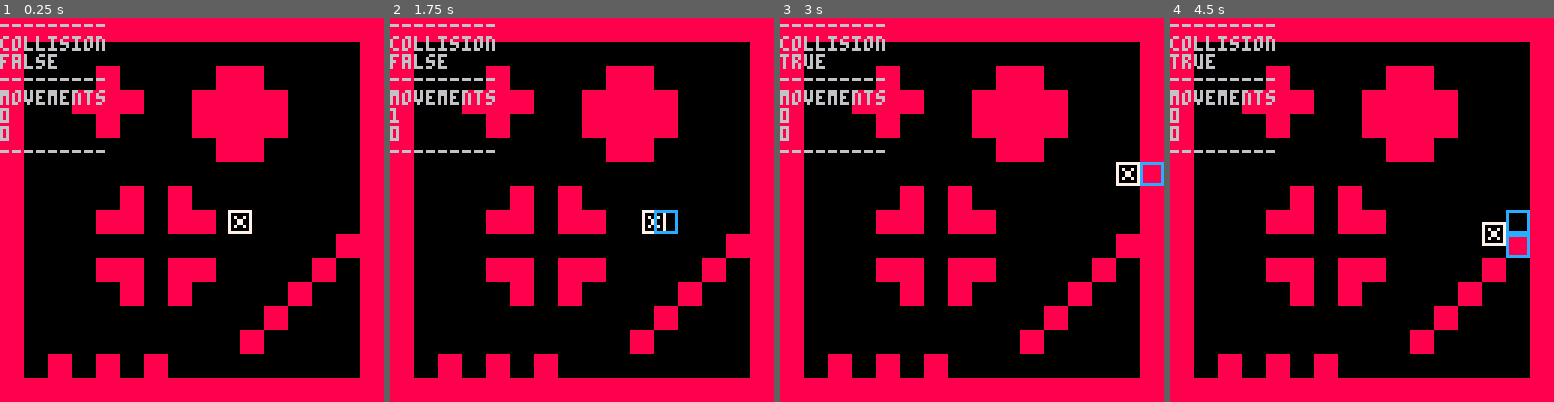
Above: before the commit, frames 1-4 (left to right).
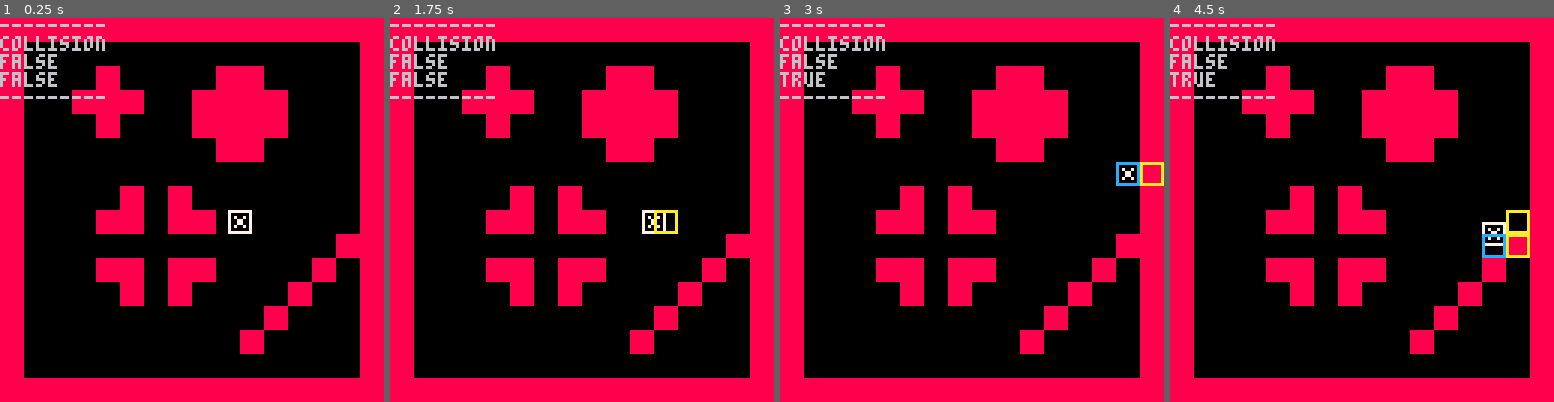
Above: after the commit, the same moments.

Repository: mRamiroGonzalez/pico8-block-collisions
Game: PICO-8 cartridge block_collisions.p8
The game is run twice, just before and just after one commit, with the same random seed, the same clock (stepped at 60 frames per second) and the same inputs.
Inputs:
- Up to frame 1 (0.25 s): no input
- Up to frame 2 (1.75 s): hold Right from 1.6 s (still down)
- Up to frame 3 (3 s): release Right at 2.1 s; hold Up 2.15-2.42 s; hold Right from 2.47 s (still down)
- Up to frame 4 (4.5 s): release Right at 3.03 s; hold Left 3.08-3.58 s; hold Down 3.63-3.97 s; hold Right from 4.02 s (still down)

The runs differ from the first frame. In frame 1, 2.3% of the frame differs, in the area x 0-44%, y 14-94%; in frame 2, 2.4%; in frame 3, 2.8%; in frame 4, 3.0%, in the area x 0-94%, y 9-94%.

Commit message:
handle diagonal collisions strange behavior next to wall at high speed

Diff:
--- a/block_collisions.p8
+++ b/block_collisions.p8
@@ -5,11 +5,8 @@
 function print_debug()
   print("---------")
   print("collision")
-  print(box_collide(futur_p))
-  print("---------")
-  print("movements")
-  print(p.mvt_h)
-  print(p.mvt_v)
+  print(v_col)
+  print(h_col)
   print("---------")
 end
 
@@ -22,8 +19,8 @@
     mvt_h = 0,
     mvt_v = 0
   }
-  futur_p = {}
-  blocks_to_check = {}
+  blocks_to_check_v = {}
+  blocks_to_check_h = {}
 end
 
 function block(px, py)
@@ -84,16 +81,18 @@
   return collide and solid
 end
 
-
-function box_collide(e)
-  blocks_to_check = {}
-
-  if (e.mvt_h == 1)  blocks_to_check = blocks_front(e, blocks_to_check)
-  if (e.mvt_h == -1) blocks_to_check = blocks_back(e, blocks_to_check)
-  if (e.mvt_v == -1) blocks_to_check = blocks_top(e, blocks_to_check)
-  if (e.mvt_v == 1)  blocks_to_check = blocks_below(e, blocks_to_check)
-
-  return check_collision(blocks_to_check, e)
+function box_collide_v(e)
+  blocks_to_check_v = {}
+  if (e.mvt_v == -1) blocks_to_check_v = blocks_top(e, blocks_to_check_v)
+  if (e.mvt_v == 1)  blocks_to_check_v = blocks_below(e, blocks_to_check_v)
+  return check_collision(blocks_to_check_v, e)
+end
+
+function box_collide_h(e)
+  blocks_to_check_h = {}
+  if (e.mvt_h == 1)  blocks_to_check_h = blocks_front(e, blocks_to_check_h)
+  if (e.mvt_h == -1) blocks_to_check_h = blocks_back(e, blocks_to_check_h)
+  return check_collision(blocks_to_check_h, e)
 end
 
 function sp_to_rect(e)
@@ -105,11 +104,62 @@
   return r
 end
 
+function vertical_controls()
+  local futur_p_v = copy_table(p)
+  p.mvt_v = 0
+
+  if(btn(2)) then
+    futur_p_v.y -= speed
+    futur_p_v.mvt_v = -1
+  end
+  if(btn(3)) then
+    futur_p_v.y += speed
+    futur_p_v.mvt_v = 1
+  end
+
+  v_col = box_collide_v(futur_p_v)
+  if (not v_col) then
+    p.y = futur_p_v.y
+    p.mvt_v = futur_p_v.mvt_v
+  end
+
+  if (p.y % 8 != 0) and v_col then
+    if(futur_p_v.mvt_v == -1 and futur_p_v.mvt_h == 0) p.y -= (p.y % 8)
+    if(futur_p_v.mvt_v == 1  and futur_p_v.mvt_h == 0) p.y += 8 - (p.y % 8)
+  end
+end
+
+function horizontal_controls()
+  local futur_p_h = copy_table(p)
+  p.mvt_h = 0
+
+  if(btn(0)) then
+    futur_p_h.x -= speed
+    futur_p_h.mvt_h = -1
+  end
+  if(btn(1)) then
+    futur_p_h.x += speed
+    futur_p_h.mvt_h = 1
+  end
+
+  h_col = box_collide_h(futur_p_h)
+  if (not h_col) then
+    p.x = futur_p_h.x
+    p.mvt_h = futur_p_h.mvt_h
+  end
+
+  if (p.x % 8 != 0) and h_col then
+    if(futur_p_h.mvt_h == 1  and futur_p_h.mvt_v == 0) p.x += 8 - (p.x % 8)
+    if(futur_p_h.mvt_h == -1 and futur_p_h.mvt_v == 0) p.x -= (p.x % 8)
+  end
+end
+
 function _draw()
   cls()
   map(0,0,0,0,16,16)
   spr(p.sp, p.x, p.y, 1, 1)
-  for b in all(blocks_to_check) do spr(16, b.x, b.y, 1, 1) end
+  for b in all(blocks_to_check_h) do spr(17, b.x, b.y, 1, 1) end
+  for b in all(blocks_to_check_v) do spr(16, b.x, b.y, 1, 1) end
   print_debug()
 end
 
@@ -118,38 +168,8 @@
 end
 
 function update_from_controls()
-  p.mvt_v = 0
-  p.mvt_h = 0
-  futur_p = copy_table(p)
-
-  if(btn(0)) then
-    futur_p.x -= speed
-    futur_p.mvt_h = -1
-  end
-  if(btn(1)) then
-    futur_p.x += speed
-    futur_p.mvt_h = 1
-  end
-  if(btn(2)) then
-    futur_p.y -= speed
-    futur_p.mvt_v = -1
-  end
-  if(btn(3)) then
-    futur_p.y += speed
-    futur_p.mvt_v = 1
-  end
-  if not box_collide(futur_p) then
-    p = copy_table(futur_p)
-  else
-    if (p.x % 8 != 0) then
-      if(futur_p.mvt_h == 1  and futur_p.mvt_v == 0) p.x += 8 - (p.x % 8)
-      if(futur_p.mvt_h == -1 and futur_p.mvt_v == 0) p.x -= (p.x % 8)
-    end
-    if (p.y % 8 != 0) then
-      if(futur_p.mvt_v == -1 and futur_p.mvt_h == 0) p.y -= (p.y % 8)
-      if(futur_p.mvt_v == 1  and futur_p.mvt_h == 0) p.y += 8 - (p.y % 8)
-    end
-  end
+  vertical_controls()
+  horizontal_controls()
 end
 
 function copy_table(from)
@@ -167,14 +187,14 @@
 7070070788888888aaaaaaaabbbbbbbbcccccccc0000000000000000000000000000000000000000000000000000000000000000000000000000000000000000
 7000000788888888aaaaaaaabbbbbbbbcccccccc0000000000000000000000000000000000000000000000000000000000000000000000000000000000000000
 7777777788888888aaaaaaaabbbbbbbbcccccccc0000000000000000000000000000000000000000000000000000000000000000000000000000000000000000
-cccccccc000000000000000000000000000000000000000000000000000000000000000000000000000000000000000000000000000000000000000000000000
-c000000c000000000000000000000000000000000000000000000000000000000000000000000000000000000000000000000000000000000000000000000000
-c000000c000000000000000000000000000000000000000000000000000000000000000000000000000000000000000000000000000000000000000000000000
-c000000c000000000000000000000000000000000000000000000000000000000000000000000000000000000000000000000000000000000000000000000000
-c000000c000000000000000000000000000000000000000000000000000000000000000000000000000000000000000000000000000000000000000000000000
-c000000c000000000000000000000000000000000000000000000000000000000000000000000000000000000000000000000000000000000000000000000000
-c000000c000000000000000000000000000000000000000000000000000000000000000000000000000000000000000000000000000000000000000000000000
-cccccccc000000000000000000000000000000000000000000000000000000000000000000000000000000000000000000000000000000000000000000000000
+ccccccccaaaaaaaa0000000000000000000000000000000000000000000000000000000000000000000000000000000000000000000000000000000000000000
+c000000ca000000a0000000000000000000000000000000000000000000000000000000000000000000000000000000000000000000000000000000000000000
+c000000ca000000a0000000000000000000000000000000000000000000000000000000000000000000000000000000000000000000000000000000000000000
+c000000ca000000a0000000000000000000000000000000000000000000000000000000000000000000000000000000000000000000000000000000000000000
+c000000ca000000a0000000000000000000000000000000000000000000000000000000000000000000000000000000000000000000000000000000000000000
+c000000ca000000a0000000000000000000000000000000000000000000000000000000000000000000000000000000000000000000000000000000000000000
+c000000ca000000a0000000000000000000000000000000000000000000000000000000000000000000000000000000000000000000000000000000000000000
+ccccccccaaaaaaaa0000000000000000000000000000000000000000000000000000000000000000000000000000000000000000000000000000000000000000
 00000000000000000000000000000000000000000000000000000000000000000000000000000000000000000000000000000000000000000000000000000000
 00000000000000000000000000000000000000000000000000000000000000000000000000000000000000000000000000000000000000000000000000000000
 00000000000000000000000000000000000000000000000000000000000000000000000000000000000000000000000000000000000000000000000000000000
@@ -306,7 +326,7 @@
 010000000001000100000000010000010f0f0f0f0f0f0f0f0f0f0f0f0f0f0f0f0f0f0f0f0f0f0f0f0f0f0f0f0f0f0f0f0f0f0f0f0f0f0000000000000000000000000000000000000000000000000000000000000000000000000000000000000000000000000000000000000000000000000000000000000000000000000000
 010000000000000000000001000000010f0f0f0f0f0f0f0f0f0f0f0f0f0f0f0f0f0f0f0f0f0f0f0f0f0f0f0f0f0f0f0f0f0f0f0f0f0f0000000000000000000000000000000000000000000000000000000000000000000000000000000000000000000000000000000000000000000000000000000000000000000000000000
 010000000000000000000100000000010f0f0f0f0f0f0f0f0f0f0f0f0f0f0f0f0f0f0f0f0f0f0f0f0f0f0f0f0f0f0f0f0f0f0f0f0f0f0000000000000000000000000000000000000000000000000000000000000000000000000000000000000000000000000000000000000000000000000000000000000000000000000000
-010001000100010000000000000000010f0f0f0f0f0f0f0f0f0f0f0f0f0f0f0f0f0f0f0f0f0f0f0f0f0f0f0f0f0f0f0f0f0f0f0f0f0f0000000000000000000000000000000000000000000000000000000000000000000000000000000000000000000000000000000000000000000000000000000000000000000000000000
+01000f0f0f0f0f0000000000000000010f0f0f0f0f0f0f0f0f0f0f0f0f0f0f0f0f0f0f0f0f0f0f0f0f0f0f0f0f0f0f0f0f0f0f0f0f0f0000000000000000000000000000000000000000000000000000000000000000000000000000000000000000000000000000000000000000000000000000000000000000000000000000
 010101010101010101010101010101010f0f0f0f0f0f0f0f0f0f0f0f0f0f0f0f0f0f0f0f0f0f0f0f0f0f0f0f0f0f0f0f0f0f0f0f0f0f0000000000000000000000000000000000000000000000000000000000000000000000000000000000000000000000000000000000000000000000000000000000000000000000000000
 0f0f0f0f0f0f0f0f0f0f0f0f0f0f0f0f0f0f0f0f0f0f0f0f0f0f0f0f0f0f0f0f0f0f0f0f0f0f0f0f0f0f0f0f0f0f0f0f0f0f0f0f0f0f0000000000000000000000000000000000000000000000000000000000000000000000000000000000000000000000000000000000000000000000000000000000000000000000000000
 0f300f0f0f0f0f0f0f0f0f0f0f0f0f0f0f0f0f0f0f0f0f0f0f0f0f0f0f0f0f0f0f0f0f0f0f0f0f0f0f0f0f0f0f0f0f0f0f0f0f0f0f0f0000000000000000000000000000000000000000000000000000000000000000000000000000000000000000000000000000000000000000000000000000000000000000000000000000
